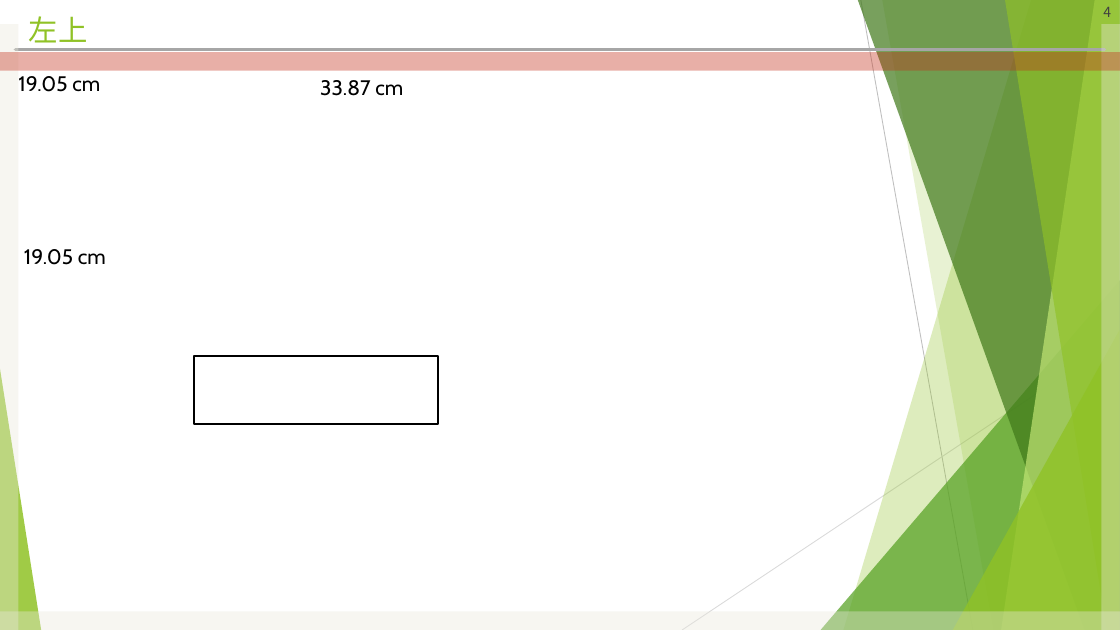
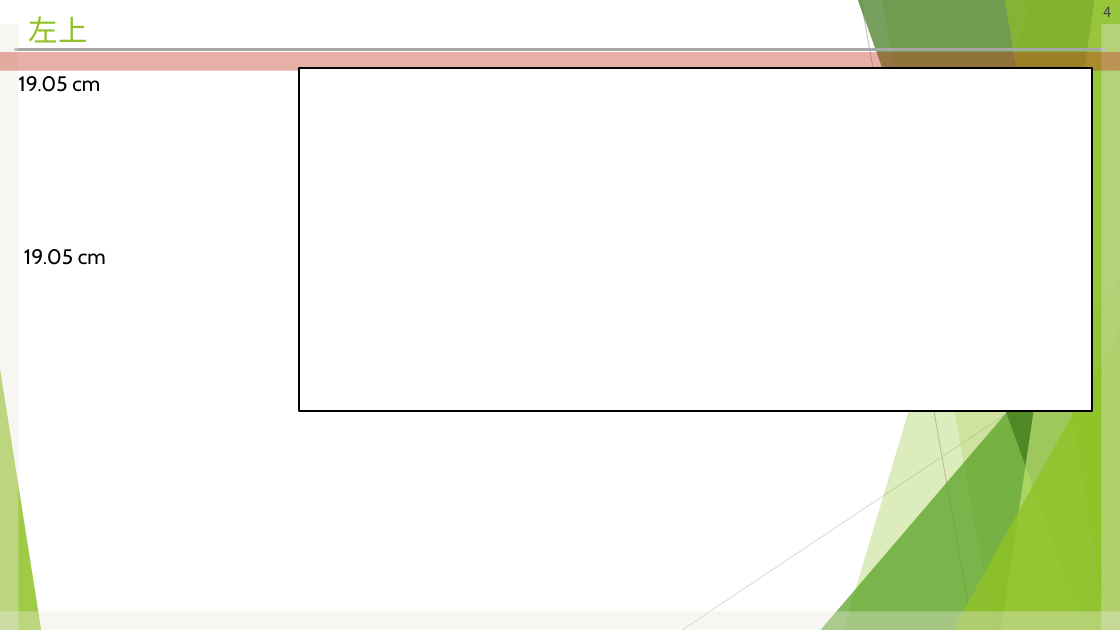
Before and after one commit to hitsuji-ga-u/pawapo, a slide deck: slide 4 of slide/customUI_debug.pptm. Drawn at 1120x630 pixels with LibreOffice and Linux fonts; fonts in the diff are those of the drawing. Boxes give left, top, right and bottom in pixels: in the first picture for what was removed or moved away, otherwise in the second. Text is boxed around its words. In the diff, an @@ line names an element or a change of style, - is before the commit and + after.

```diff
--- a/slide/customUI_debug.pptm
+++ b/slide/customUI_debug.pptm
@@ rectangle: place and size @@
-rectangle at <box>194,356,438,424</box>
+rectangle at <box>299,68,1092,411</box>
@@ text removed at <box>320,80,403,96</box> @@
-33.87 cm
```
Also in this commit, not shown: 4 other slides changed, 4 other files.
